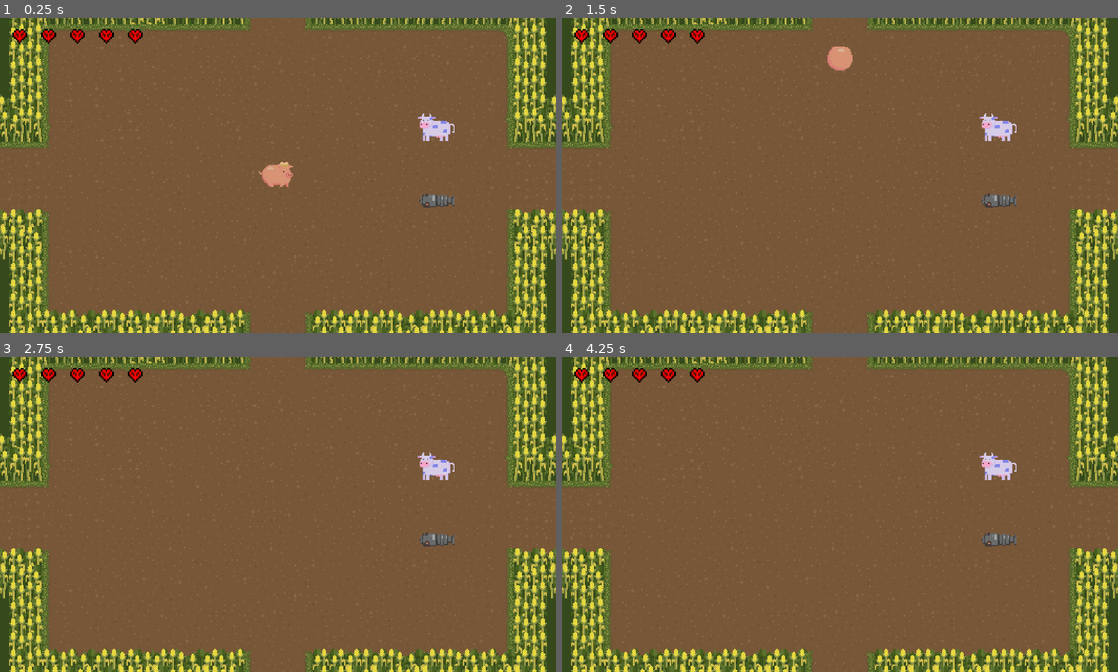
Above: before the commit, frames 1-4 (two rows, left to right).
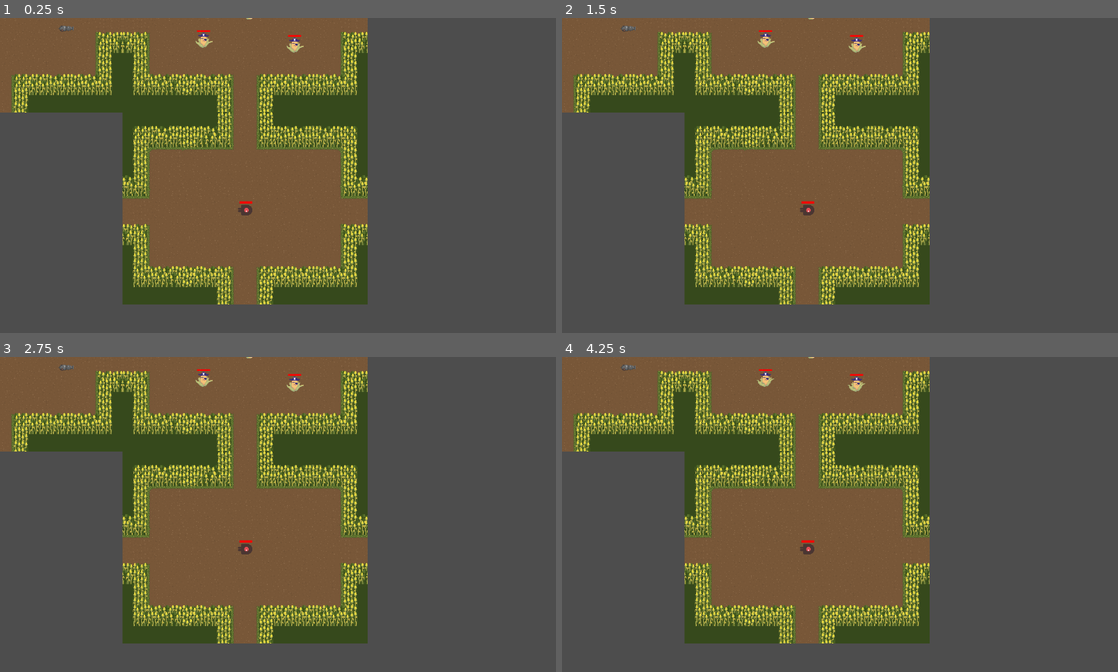
Above: after the commit, the same moments.

Repository: JasonLee4/MaizeRunnerGame
Game: Godot game, scene res://scenes/levels/demo_level.tscn
Same seed, same stepped clock (60 frames per second), same inputs: the game is played once before the commit and once after it. This scene is started directly instead of the project's main scene.
Inputs (mouse positions are in pixels of both pictures, inside the frame that each line leads up to):
- Up to frame 1 (0.25 s): no input
- Up to frame 2 (1.5 s): move the mouse to (812, 238) at 0.52 s; hold F (advance_dialogue) 0.53-1.28 s; hold W (up) from 0.53 s (still down); move the mouse to (1006, 222) at 1.27 s; tap Space (dash) at 1.35 s
- Up to frame 3 (2.75 s): tap Enter at 2 s; move the mouse to (111, 467) at 2.02 s; release W (up) at 2.03 s; hold A (left) from 2.03 s (still down); click (111, 467) at 2.1 s
- Up to frame 4 (4.25 s): tap Space (dash) at 2.75, 3.6 s; move the mouse to (867, 514) at 2.77 s; tap F (advance_dialogue) at 2.85 s; tap Enter at 3.5 s; move the mouse to (756, 435) at 3.52 s; release A (left) at 3.53 s; hold S (down) from 3.53 s (still down)

The runs differ from the first frame. In frame 1, 79% of the frame differs, in the area x 0-100%, y 0-100%; in frame 2, 79%; in frame 3, 78%; in frame 4, 78%.
Error before the commit: Assertion failed. (res://scripts/States/BossFollowing.gd:14)
Error after the commit: Parse Error: Could not preload resource file "res://scenes/characters/pig.tscn". (res://scenes/projectiles/cornbullet.gd:3)

Commit message:
quick light add

Diff:
--- a/scenes/characters/pig.tscn
+++ b/scenes/characters/pig.tscn
@@ -1,11 +1,30 @@
-[gd_scene load_steps=14 format=3 uid="uid://cj72oa0j0cfj6"]
+[gd_scene load_steps=21 format=3 uid="uid://cj72oa0j0cfj6"]
 
 [ext_resource type="Script" path="res://scenes/characters/pig.gd" id="1_hx4hr"]
+[ext_resource type="Script" path="res://scenes/items/inventory/Inventory.gd" id="2_jhtvh"]
 [ext_resource type="Texture2D" uid="uid://ddkcgxfupj33n" path="res://assets/spritesheets/pigmoving.png" id="3_5iu3b"]
 [ext_resource type="Texture2D" uid="uid://depoalr5gvqrd" path="res://assets/spritesheets/pigrolling.png" id="3_6qboe"]
 [ext_resource type="Script" path="res://scenes/states/Player_State_Machine.gd" id="3_e2ml4"]
+[ext_resource type="Script" path="res://scenes/items/inventory/inventory_slot.gd" id="3_ktmmp"]
 [ext_resource type="Script" path="res://scenes/states/state_moving.gd" id="4_75rr4"]
 [ext_resource type="Script" path="res://scenes/states/state_rolling.gd" id="4_a3gfp"]
+[ext_resource type="Texture2D" uid="uid://b711vhrqolfi1" path="res://assets/spritesheets/CONE.png" id="7_yasg0"]
+
+[sub_resource type="Resource" id="Resource_wtysd"]
+script = ExtResource("3_ktmmp")
+amount = 0
+
+[sub_resource type="Resource" id="Resource_iygki"]
+script = ExtResource("3_ktmmp")
+amount = 0
+
+[sub_resource type="Resource" id="Resource_lksnn"]
+script = ExtResource("3_ktmmp")
+amount = 0
+
+[sub_resource type="Resource" id="Resource_i6e05"]
+script = ExtResource("2_jhtvh")
+slots = Array[ExtResource("3_ktmmp")]([SubResource("Resource_wtysd"), SubResource("Resource_iygki"), SubResource("Resource_lksnn")])
 
 [sub_resource type="Animation" id="Animation_kn2r4"]
 length = 0.001
@@ -109,6 +128,7 @@
 [node name="Pig" type="CharacterBody2D"]
 collision_mask = 14
 script = ExtResource("1_hx4hr")
+inv = SubResource("Resource_i6e05")
 
 [node name="weapon" type="Node2D" parent="."]
 
@@ -174,6 +194,19 @@
 one_shot = true
 
 [node name="state_dead" type="Node" parent="player_state_machine"]
+
+[node name="piglight" type="PointLight2D" parent="."]
+color = Color(1, 0.831373, 0.717647, 1)
+shadow_enabled = true
+texture = ExtResource("7_yasg0")
+offset = Vector2(40, 0)
+
+[node name="piglightarea" type="Area2D" parent="piglight"]
+collision_mask = 14
+
+[node name="CollisionPolygon2D" type="CollisionPolygon2D" parent="piglight/piglightarea"]
+position = Vector2(-93, -3)
+polygon = PackedVector2Array(172, -24, 113, 3, 172, 27)
 
 [connection signal="body_entered" from="pig_hitbox" to="." method="_on_pig_hitbox_body_entered"]
 [connection signal="body_exited" from="pig_hitbox" to="." method="_on_pig_hitbox_body_exited"]
@@ -185,3 +218,5 @@
 [connection signal="body_entered" from="punch_hurtbox" to="." method="_on_punch_hurtbox_body_entered"]
 [connection signal="timeout" from="player_state_machine/state_rolling/RollTime" to="player_state_machine/state_rolling" method="_on_roll_time_timeout"]
 [connection signal="timeout" from="player_state_machine/state_moving/RollCooldown" to="player_state_machine/state_moving" method="_on_roll_cooldown_timeout"]
+[connection signal="body_entered" from="piglight/piglightarea" to="." method="_on_piglightarea_body_entered"]
+[connection signal="body_exited" from="piglight/piglightarea" to="." method="_on_piglightarea_body_exited"]
